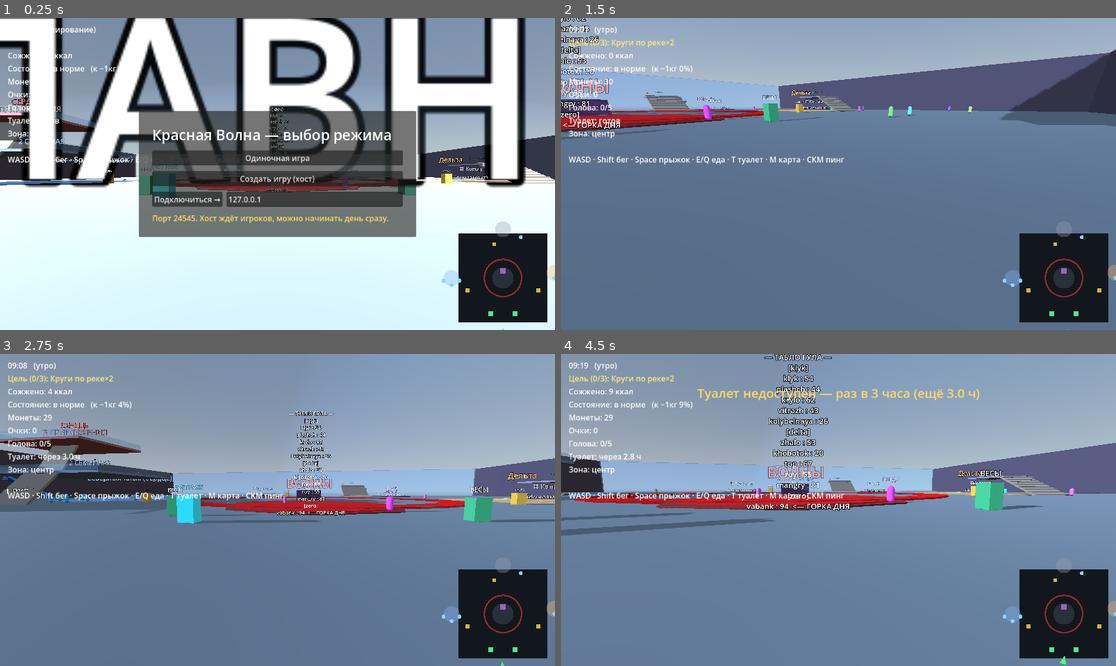
Above: before the commit, frames 1-4 (two rows, left to right).
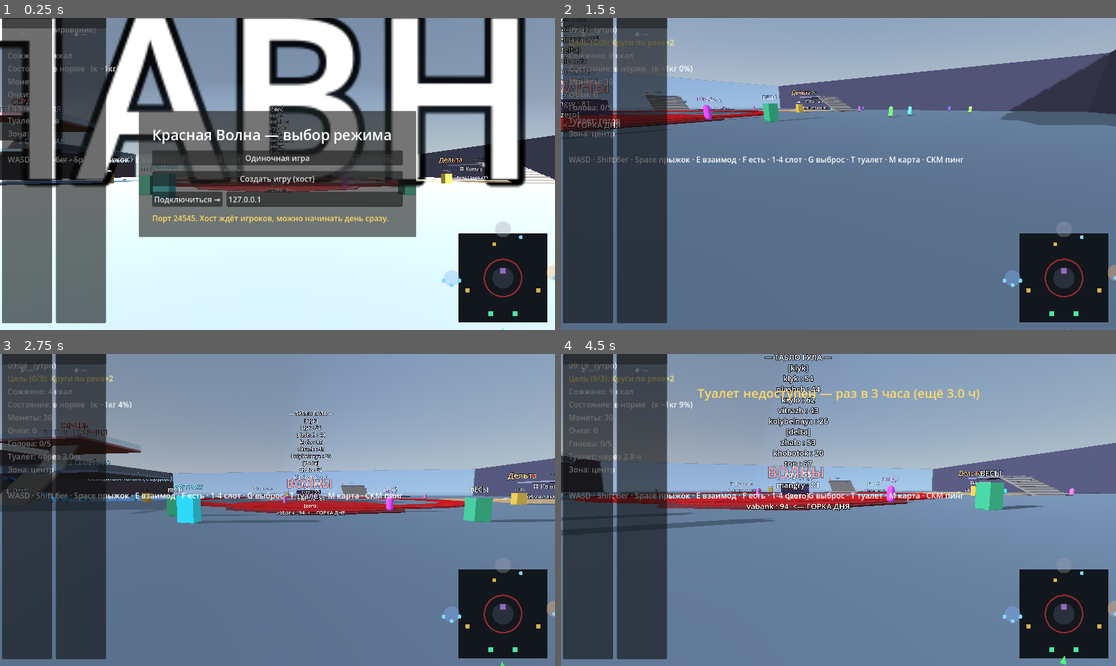
Above: after the commit, the same moments.

Repository: evangelipeep/Red-Wave
Game: Godot game, scene res://world/ParkGreybox.tscn
Same seed, same stepped clock (60 frames per second), same inputs: the game is played once before the commit and once after it. The project has no main scene, so this scene is started directly.
Inputs (mouse positions are in pixels of both pictures, inside the frame that each line leads up to):
- Up to frame 1 (0.25 s): no input
- Up to frame 2 (1.5 s): click "Одиночная игра" at 0.5 s; tap Enter (ui_accept) at 1.25 s; drag from (1066, 276) to (894, 105) at 1.27 s
- Up to frame 3 (2.75 s): move the mouse to (249, 510) at 2.02 s; hold W (move_forward) from 2.03 s (still down); tap E (eat_snack, bound only before the commit) at 2.1 s; tap Space (jump) at 2.27, 2.57 s; tap T (toilet) at 2.3 s
- Up to frame 4 (4.5 s): keep holding W (move_forward); move the mouse to (849, 503) at 2.77 s; hold T (toilet) 2.78-3.53 s; tap F (eat_food, bound only after the commit) at 3.05, 3.6 s; move the mouse to (832, 516) at 3.52 s; click (832, 516) at 3.67 s; tap Space (jump) at 3.77, 4.07 s; tap 1 (inv_1, bound only after the commit) at 3.8 s; move the mouse to (877, 513) at 4.27 s; hold 1 (inv_1, bound only after the commit) from 4.28 s (still down)

The runs differ from the first frame. In frame 1, 16% of the frame differs, in the area x 0-20%, y 0-98%; in frame 2, 18%, in the area x 0-73%, y 0-98%; in frame 3, 17%; in frame 4, 18%.

Commit message:
feat(food): этап 1 — данные фуд-корта, бафы, инвентарь, ввод/HUD
FoodMenu (5 лавок, блюда, цены, эффекты, цвета) и PlayerBuffs (бафы от
еды в игровых минутах: кофеин ×2, тяжесть ×0.8, суп ×1.5 кал, остро —
туалет без кулдауна). RunState: pending_orders/trays(≤4)/selected_slot
+ хелперы (заказ→пищалка→поднос→еда только в зоне фуд-корта→дроп/мусор).
WeightSystem.eat(kg) + множитель калорий/туалет от бафов. Старый
eat E/Q убран; ввод: E взаимод, F есть, 1-4 слот, G выброс; скорость
×buff. Квест food «в 3 зонах» → «в 3 разных лавках» (QuestTracker/Gen).
HUD: бар инвентаря (4 слота), пищалки (до 5), строка активных бафов.

Co-Authored-By: Claude Opus 4.8 <noreply@anthropic.com>

Diff:
--- a/autoload/EventBus.gd
+++ b/autoload/EventBus.gd
@@ -17,10 +17,12 @@
 signal quest_progress(player_id: int, quest_id: String, done: bool)
 signal ping_made(player_id: int, world_pos: Vector3, context: String)
 signal toast(message: String)                               # всплывающее уведомление в HUD
-signal food_eaten(zone: String)                             # поел в зоне (для квеста «еда в 3 зонах»)
+signal food_eaten(stall_id: String)                         # поел блюдо из лавки фуд-корта (квест «еда в 3 лавках»)
 signal score_changed(player_id: int, score: int)
 signal queue_update(slide_id: String, seconds_left: float, active: bool)   # очередь на горке
 signal map_opened(open: bool)                               # открыта/закрыта карта M (без паузы)
 signal guard_alert(level: int)                              # игрок нарушил очередь — охранник реагирует
 signal run_block_changed(blocked: bool)                     # блокировка бега (наказание)
+signal interact_pressed()                                   # игрок нажал E (заказ/забор/подбор еды)
+signal throw_food_pressed()                                 # игрок нажал G (выброс активного подноса)
 @warning_ignore_restore("unused_signal")
--- /dev/null
+++ b/autoload/PlayerBuffs.gd
@@ -0,0 +1,79 @@
+extends Node
+## Автолоад: временные эффекты от еды (локальные для игрока — как голова/вес).
+## Длительность — в ИГРОВЫХ минутах, переводится в долю дня (день = 12 игр.часов,
+## ср. туалет: 3 ч = 0.25 дня). Таймеры чистятся по Clock.day_fraction.
+##
+## Эффекты лавок (см. data/food_menu.gd):
+##   caffeine — скорость ×2 (кофейня)        heavy   — скорость ×0.8 (фастфуд, «тяжесть»)
+##   hotsoup  — сжигание калорий ×1.5 (азия)  spicy   — следующий туалет без кулдауна (мексика)
+##   light    — лёгкая еда (механика в kg блюда; таймера нет)
+
+const GAME_HOURS_PER_DAY: float = 12.0
+const SPEED_MULT := {"caffeine": 2.0, "heavy": 0.8}
+const CAL_MULT := {"hotsoup": 1.5}
+
+var _timed: Dictionary = {}      # effect_id -> доля дня, когда истекает
+var _toilet_skip: bool = false   # «остро»: один туалет без кулдауна
+
+func _ready() -> void:
+	EventBus.run_started.connect(reset)
+	EventBus.run_planning_started.connect(reset)
+
+func reset() -> void:
+	_timed.clear()
+	_toilet_skip = false
+
+# Применить эффект лавки. minutes>0 — таймер; spicy — разовый флаг; light — без эффекта тут.
+func apply_effect(effect: String, minutes: float) -> void:
+	match effect:
+		"spicy":
+			_toilet_skip = true
+		"light":
+			pass   # «лёгкость» уже заложена в малый kg блюда
+		_:
+			if minutes > 0.0:
+				var frac: float = minutes / (GAME_HOURS_PER_DAY * 60.0)
+				_timed[effect] = Clock.day_fraction + frac
+
+func _process(_delta: float) -> void:
+	if _timed.is_empty():
+		return
+	var t := Clock.day_fraction
+	for k in _timed.keys():
+		if float(_timed[k]) <= t:
+			_timed.erase(k)
+
+func is_active(effect: String) -> bool:
+	return _timed.has(effect)
+
+# Множитель скорости передвижения от активных эффектов (для PlayerController).
+func move_speed_mult() -> float:
+	var m := 1.0
+	for e in _timed:
+		m *= float(SPEED_MULT.get(e, 1.0))
+	return m
+
+# Множитель сжигания калорий (для WeightSystem.burn).
+func calorie_mult() -> float:
+	var m := 1.0
+	for e in _timed:
+		m *= float(CAL_MULT.get(e, 1.0))
+	return m
+
+# Разовый «без кулдауна туалета» (мексика). true — если был доступен и потрачен.
+func consume_toilet_skip() -> bool:
+	if _toilet_skip:
+		_toilet_skip = false
+		return true
+	return false
+
+# Для HUD: активные эффекты с остатком в игровых минутах (min<0 — разовый).
+func active_list() -> Array:
+	var r: Array = []
+	var t := Clock.day_fraction
+	for e in _timed:
+		var mins: float = (float(_timed[e]) - t) * GAME_HOURS_PER_DAY * 60.0
+		r.append({"id": e, "min": maxf(mins, 0.0)})
+	if _toilet_skip:
+		r.append({"id": "spicy", "min": -1.0})
+	return r
--- a/autoload/RunState.gd
+++ b/autoload/RunState.gd
@@ -23,6 +23,14 @@
 var offenses: int = 0                 # нарушений очереди (прыжки без очереди)
 var run_blocked: bool = false         # бег заблокирован охраной (наказание)
 var queue_jump_banned: bool = false   # после 2 нарушений — прыгать без очереди вообще нельзя
+
+# --- Фуд-корт (этап 1) ---
+var in_food_court: bool = false       # игрок внутри зоны фуд-корта (FoodCourtZone)
+var pending_orders: Array = []        # выданные пищалки {stall_id, color, ready_at, dishes:[]}
+var trays: Array = []                 # забранные подносы (≤4) {stall_id, color, dishes:[]}
+var selected_slot: int = -1           # активный слот подноса (для еды/рук/выброса)
+
+const MAX_TRAYS := 4
 var _legit_rides_since_block: int = 0
 var _zones_visited: Dictionary = {}  # для бонуса «первопроходец зоны»
 var _dizzy_decay_accum: float = 0.0
@@ -55,6 +63,10 @@
 	offenses = 0
 	run_blocked = false
 	queue_jump_banned = false
+	in_food_court = false
+	pending_orders.clear()
+	trays.clear()
+	selected_slot = -1
 	_legit_rides_since_block = 0
 	_zones_visited.clear()
 	EventBus.dizziness_changed.emit(Net.local_id(), dizziness)
@@ -150,22 +162,97 @@
 	var info: Dictionary = Slides.SLIDES.get(slide_id, {})
 	add_dizziness(int(info.get("dizzy", 0)))
 
-# Снек: +1 кг, −1 голова, 1 монета (GDD §5).
-func try_eat_snack() -> bool:
-	if coins < 1:
+# =========================================================================
+#  Фуд-корт: заказы (пищалки) → подносы (инвентарь ≤4) → еда в зоне (этап 1).
+#  Логику лавок/очереди/готовки добавит StallPOI (этап 3); тут — данные и правила.
+# =========================================================================
+
+func can_take_tray() -> bool:
+	return trays.size() < MAX_TRAYS
+
+# Оформлен заказ в лавке: выдаём пищалку. ready_at — доля дня готовности.
+func add_pending_order(stall_id: String, ready_at: float, dishes: Array) -> void:
+	pending_orders.append({
+		"stall_id": stall_id,
+		"color": FoodMenu.stall_color(stall_id),
+		"ready_at": ready_at,
+		"dishes": dishes.duplicate(true),
+	})
+	EventBus.toast.emit("Заказ принят (%s) — ждите пищалку." % FoodMenu.stall_name(stall_id))
+
+func order_is_ready(order: Dictionary) -> bool:
+	return Clock.day_fraction >= float(order.get("ready_at", 1.0))
+
+# Есть ли готовый, но не забранный заказ этой лавки.
+func has_ready_order(stall_id: String) -> bool:
+	for o in pending_orders:
+		if o["stall_id"] == stall_id and order_is_ready(o):
+			return true
+	return false
+
+# Забрать готовый заказ лавки в поднос (в зоне выдачи). false — нет места/нет готового.
+func collect_order(stall_id: String) -> bool:
+	for i in pending_orders.size():
+		var o: Dictionary = pending_orders[i]
+		if o["stall_id"] != stall_id or not order_is_ready(o):
+			continue
+		if not can_take_tray():
+			EventBus.toast.emit("Нет места в инвентаре — доешьте или выбросите поднос.")
+			return false
+		trays.append({"stall_id": stall_id, "color": o["color"], "dishes": o["dishes"]})
+		pending_orders.remove_at(i)
+		if selected_slot < 0:
+			selected_slot = trays.size() - 1
+		EventBus.toast.emit("Поднос получен: %s" % FoodMenu.stall_name(stall_id))
+		return true
+	return false
+
+func select_slot(i: int) -> void:
+	if i >= 0 and i < trays.size():
+		selected_slot = i
+
+# Съесть одно блюдо из подноса (только в зоне фуд-корта). Опустевший поднос убираем.
+func eat_from_slot(i: int) -> bool:
+	if i < 0 or i >= trays.size():
 		return false
-	coins -= 1
-	WeightSystem.eat_snack()
-	add_dizziness(-1)
-	EventBus.food_eaten.emit(current_zone)
+	if not in_food_court:
+		EventBus.toast.emit("Есть можно только на фуд-корте.")
+		return false
+	var tray: Dictionary = trays[i]
+	var tray_dishes: Array = tray["dishes"]
+	if tray_dishes.is_empty():
+		return false
+	var dish: Dictionary = tray_dishes.pop_back()
+	var stall_id: String = tray["stall_id"]
+	WeightSystem.eat(float(dish.get("kg", 1.0)))
+	add_dizziness(int(dish.get("dizzy", 0)))
+	var stall: Dictionary = FoodMenu.stall(stall_id)
+	PlayerBuffs.apply_effect(str(stall.get("effect", "")), float(stall.get("effect_min", 0.0)))
+	EventBus.food_eaten.emit(stall_id)
+	EventBus.toast.emit("Съедено: %s" % str(dish.get("name", "блюдо")))
+	if tray_dishes.is_empty():
+		trays.remove_at(i)
+		_fix_selected()
 	return true
 
-# Блюдо: +2 кг, −3 голова, 2 монеты.
-func try_eat_meal() -> bool:
-	if coins < 2:
-		return false
-	coins -= 2
-	WeightSystem.eat_meal()
-	add_dizziness(-3)
-	EventBus.food_eaten.emit(current_zone)
-	return true
+# Выбросить поднос на землю (другой игрок сможет подобрать). Возвращает данные подноса.
+func drop_tray(i: int) -> Dictionary:
+	if i < 0 or i >= trays.size():
+		return {}
+	var tray: Dictionary = trays[i]
+	trays.remove_at(i)
+	_fix_selected()
+	return tray
+
+# Выбросить поднос в мусорку (уничтожить).
+func trash_tray(i: int) -> void:
+	if i < 0 or i >= trays.size():
+		return
+	trays.remove_at(i)
+	_fix_selected()
+
+func _fix_selected() -> void:
+	if trays.is_empty():
+		selected_slot = -1
+	else:
+		selected_slot = clampi(selected_slot, 0, trays.size() - 1)
--- a/autoload/WeightSystem.gd
+++ b/autoload/WeightSystem.gd
@@ -34,11 +34,9 @@
 func can_ride_extreme() -> bool:
 	return not _extreme_locked
 
-func eat_snack() -> void:
-	_set_kg(kg + GameConstants.SNACK_KG)
-
-func eat_meal() -> void:
-	_set_kg(kg + GameConstants.MEAL_KG)
+# Съесть блюдо: добавить его вес (kg задаётся блюдом в data/food_menu.gd).
+func eat(kg_amount: float) -> void:
+	_set_kg(kg + kg_amount)
 
 # --- Туалет с кулдауном (раз в 3 игровых часа). ---
 func can_toilet() -> bool:
@@ -46,7 +44,8 @@
 		or (Clock.day_fraction - _last_toilet_frac) >= GameConstants.TOILET_COOLDOWN_FRAC
 
 func toilet() -> bool:
-	if not can_toilet():
+	# «Остро» (мексика) — один поход без кулдауна.
+	if not can_toilet() and not PlayerBuffs.consume_toilet_skip():
 		return false
 	_last_toilet_frac = Clock.day_fraction
 	_set_kg(kg + GameConstants.TOILET_KG)
@@ -62,6 +61,7 @@
 func burn(calories: float) -> void:
 	if calories <= 0.0:
 		return
+	calories *= PlayerBuffs.calorie_mult()   # «горячий суп» (азия) ускоряет сжигание
 	calories_burned += calories
 	_kg_accum += calories
 	while _kg_accum >= GameConstants.CAL_PER_KG:
--- /dev/null
+++ b/data/food_menu.gd
@@ -0,0 +1,84 @@
+extends Node
+## Справочник фуд-корта: 5 лавок, их блюда, цены, эффекты, цвета.
+## Аналог data/slides.gd — статический словарь (позже можно вынести в .tres).
+##
+## Лавка: id, name, color (корпус + цвет пищалки-трекера), effect (id бафа из
+##   PlayerBuffs), effect_min (длительность бафа в ИГРОВЫХ минутах; 0 = разовый/без таймера),
+##   dishes[] {id, name, price (монеты), kg (+вес), dizzy (Δголовы, минус = снимает)}.
+
+const STALL_ORDER: Array[String] = ["fastfood", "mex", "asia", "veg", "coffee"]
+
+const STALLS: Dictionary = {
+	"fastfood": {
+		"name": "Фастфуд",
+		"color": Color(0.88, 0.24, 0.20),    # красный
+		"effect": "heavy", "effect_min": 30.0,   # тяжесть: скорость ×0.8
+		"dishes": [
+			{"id": "fries",      "name": "Картошка фри",      "price": 2, "kg": 1.5, "dizzy": -2},
+			{"id": "cheese",     "name": "Чизбургер",         "price": 2, "kg": 2.0, "dizzy": -3},
+			{"id": "double",     "name": "Двойной чизбургер", "price": 4, "kg": 3.0, "dizzy": -4},
+			{"id": "soda",       "name": "Газировка",         "price": 2, "kg": 0.5, "dizzy": -1},
+		],
+	},
+	"mex": {
+		"name": "Мексика",
+		"color": Color(0.30, 0.70, 0.35),    # зелёный
+		"effect": "spicy", "effect_min": 0.0,    # остро: следующий туалет без кулдауна
+		"dishes": [
+			{"id": "burrito",    "name": "Буррито",        "price": 2, "kg": 1.5, "dizzy": -2},
+			{"id": "taco",       "name": "Тако",           "price": 1, "kg": 1.0, "dizzy": -1},
+			{"id": "tomato_jc",  "name": "Томатный сок",   "price": 1, "kg": 0.3, "dizzy": -1},
+		],
+	},
+	"asia": {
+		"name": "Азия",
+		"color": Color(0.92, 0.80, 0.20),    # жёлтый
+		"effect": "hotsoup", "effect_min": 30.0, # горячий суп: сжигание калорий ×1.5
+		"dishes": [
+			{"id": "tom_yam",    "name": "Том ям",  "price": 5, "kg": 1.0, "dizzy": -3},
+			{"id": "ramen",      "name": "Рамен",   "price": 4, "kg": 1.5, "dizzy": -3},
+		],
+	},
+	"veg": {
+		"name": "Овощи",
+		"color": Color(0.30, 0.55, 0.92),    # синий
+		"effect": "light", "effect_min": 0.0,    # лёгкая еда: почти без веса
+		"dishes": [
+			{"id": "salad",      "name": "Салат томат-огурец", "price": 1, "kg": 0.25, "dizzy": -1},
+			{"id": "tomato",     "name": "Помидор",            "price": 1, "kg": 0.25, "dizzy": -1},
+		],
+	},
+	"coffee": {
+		"name": "Кофейня",
+		"color": Color(0.58, 0.36, 0.76),    # фиолетовый
+		"effect": "caffeine", "effect_min": 10.0, # кофеин: скорость ×2
+		"dishes": [
+			{"id": "bubble_tea", "name": "Бабл-ти с кофе", "price": 5, "kg": 0.5, "dizzy": 0},
+			{"id": "bumble",     "name": "Бамбл-кофе",     "price": 5, "kg": 0.3, "dizzy": 0},
+			{"id": "esp_tonic",  "name": "Эспрессо-тоник", "price": 5, "kg": 0.2, "dizzy": 0},
+			{"id": "matcha",     "name": "Мачча-латте",    "price": 4, "kg": 0.4, "dizzy": 0},
+		],
+	},
+}
+
+func ids() -> Array:
+	return STALL_ORDER
+
+func stall(stall_id: String) -> Dictionary:
+	return STALLS.get(stall_id, {})
+
+func stall_name(stall_id: String) -> String:
+	return str(STALLS.get(stall_id, {}).get("name", stall_id))
+
+func stall_color(stall_id: String) -> Color:
+	return STALLS.get(stall_id, {}).get("color", Color.WHITE)
+
+func dishes(stall_id: String) -> Array:
+	return STALLS.get(stall_id, {}).get("dishes", [])
+
+# Описание блюда по id лавки и id блюда (или пустой словарь).
+func dish(stall_id: String, dish_id: String) -> Dictionary:
+	for d in dishes(stall_id):
+		if d["id"] == dish_id:
+			return d
+	return {}
--- a/player/PlayerController.gd
+++ b/player/PlayerController.gd
@@ -100,17 +100,38 @@
 		Input.mouse_mode = Input.MOUSE_MODE_VISIBLE \
 			if Input.mouse_mode == Input.MOUSE_MODE_CAPTURED \
 			else Input.MOUSE_MODE_CAPTURED
-	# Еда/туалет (меняют вес → скорость спуска, брызги, лок экстрима).
-	elif event.is_action_pressed("eat_snack"):
-		RunState.try_eat_snack()
-	elif event.is_action_pressed("eat_meal"):
-		RunState.try_eat_meal()
+	# --- Фуд-корт: инвентарь подносов, еда, взаимодействие ---
+	elif event.is_action_pressed("inv_1"):
+		RunState.select_slot(0)
+	elif event.is_action_pressed("inv_2"):
+		RunState.select_slot(1)
+	elif event.is_action_pressed("inv_3"):
+		RunState.select_slot(2)
+	elif event.is_action_pressed("inv_4"):
+		RunState.select_slot(3)
+	elif event.is_action_pressed("eat_food"):
+		RunState.eat_from_slot(RunState.selected_slot)
+	elif event.is_action_pressed("interact"):
+		_interact()
+	elif event.is_action_pressed("throw_food"):
+		_throw_food()
 	elif event.is_action_pressed("toilet"):
 		if not WeightSystem.toilet():
 			EventBus.toast.emit("Туалет недоступен — раз в 3 часа (ещё %.1f ч)"
 				% WeightSystem.toilet_ready_in_hours())
 	elif event.is_action_pressed("ping"):
 		_do_ping()
+
+# Взаимодействие (E): заказать/забрать у лавки, подобрать выброшенную еду.
+# Логику лавок/еды подключит этап 3 (StallPOI/выброшенная еда сами слушают присутствие).
+func _interact() -> void:
+	EventBus.interact_pressed.emit()
+
+# Выброс выбранного подноса (G): у мусорки — с подтверждением (этап 3), иначе уронить на пол.
+func _throw_food() -> void:
+	if RunState.selected_slot < 0:
+		return
+	EventBus.throw_food_pressed.emit()
 
 func _physics_process(delta: float) -> void:
 	if _ping_cd > 0.0:
@@ -136,6 +157,7 @@
 	var moving := input != Vector2.ZERO
 	var sprinting := Input.is_action_pressed("sprint") and moving and not RunState.run_blocked
 	var target_speed := sprint_speed if sprinting else walk_speed
+	target_speed *= PlayerBuffs.move_speed_mult()   # кофеин ×2 / тяжесть ×0.8 (еда)
 	var accel := ground_accel if is_on_floor() else air_accel
 
 	var horiz := Vector3(velocity.x, 0.0, velocity.z)
@@ -314,8 +336,14 @@
 	_add_key("jump", KEY_SPACE)
 	_add_key("sprint", KEY_SHIFT)
 	_add_key("swim_down", KEY_CTRL)
-	_add_key("eat_snack", KEY_E)
-	_add_key("eat_meal", KEY_Q)
+	# Фуд-корт: взаимодействие/еда/инвентарь
+	_add_key("interact", KEY_E)      # заказать у лавки / забрать / подобрать
+	_add_key("eat_food", KEY_F)      # съесть блюдо из активного слота
+	_add_key("throw_food", KEY_G)    # выбросить активный поднос
+	_add_key("inv_1", KEY_1)
+	_add_key("inv_2", KEY_2)
+	_add_key("inv_3", KEY_3)
+	_add_key("inv_4", KEY_4)
 	_add_key("toilet", KEY_T)
 	_add_key("map", KEY_M)
 	_add_mouse("ping", MOUSE_BUTTON_MIDDLE)
--- a/project.godot
+++ b/project.godot
@@ -21,10 +21,12 @@
 Clock="*res://autoload/Clock.gd"
 Hype="*res://autoload/Hype.gd"
 WeightSystem="*res://autoload/WeightSystem.gd"
+PlayerBuffs="*res://autoload/PlayerBuffs.gd"
 RunState="*res://autoload/RunState.gd"
 QuestTracker="*res://systems/quest/QuestTracker.gd"
 Net="*res://autoload/Net.gd"
 Slides="*res://data/slides.gd"
+FoodMenu="*res://data/food_menu.gd"
 QuestGenerator="*res://systems/quest/QuestGenerator.gd"
 
 [physics]
--- a/systems/quest/QuestGenerator.gd
+++ b/systems/quest/QuestGenerator.gd
@@ -71,8 +71,8 @@
 		A.append({"name":"Театры×%d"%k, "ep":3.0*k, "t":k*110.0, "fixed":true, "coin":0, "axis":"shows", "n":k})
 	# PHOTO_BARD
 	A.append({"name":"Фото с Бардом", "ep":3.0, "t":120.0, "fixed":false, "coin":0, "axis":"bard"})
-	# FOOD_ALL_ZONES
-	A.append({"name":"Еда в 3 зонах", "ep":3.0, "t":135.0, "fixed":false, "coin":3, "axis":"food"})
+	# FOOD_STALLS — поешь в 3 разных лавках фуд-корта
+	A.append({"name":"Поешь в 3 разных лавках", "ep":3.0, "t":135.0, "fixed":false, "coin":3, "axis":"food"})
 	# COLLECT_SOUVENIRS
 	A.append({"name":"Сувенир из каждой лавки", "ep":4.0, "t":135.0, "fixed":false, "coin":5, "axis":"shop"})
 	# WEIGHT_END_BELOW79 / EXTREME_AT
--- a/systems/quest/QuestTracker.gd
+++ b/systems/quest/QuestTracker.gd
@@ -15,7 +15,7 @@
 
 # Сырой трекинг за день.
 var _ride_counts: Dictionary = {}
-var _eaten_zones: Dictionary = {}
+var _eaten_stalls: Dictionary = {}   # в каких лавках фуд-корта поел (по stall_id)
 var _saw_dizzy_max: bool = false
 var _dizzy_cleared_in_time: bool = false
 var _weighthi_done: bool = false
@@ -65,7 +65,7 @@
 
 func _on_run_started() -> void:
 	_ride_counts.clear()
-	_eaten_zones.clear()
+	_eaten_stalls.clear()
 	_saw_dizzy_max = false
 	_dizzy_cleared_in_time = false
 	_weighthi_done = false
@@ -88,9 +88,9 @@
 		_weighthi_done = true
 	_reevaluate(true)
 
-func _on_food(zone: String) -> void:
-	if zone != "":
-		_eaten_zones[zone] = true
+func _on_food(stall_id: String) -> void:
+	if stall_id != "":
+		_eaten_stalls[stall_id] = true
 	_reevaluate(true)
 
 func _on_dizzy(_pid: int, level: int) -> void:
@@ -171,7 +171,7 @@
 			var z := str(a.get("zone", ""))
 			return Vector2i(_zone_ridden_count(z), Slides.in_zone(z).size())
 		"food":
-			return Vector2i(mini(_eaten_zones.size(), 3), 3)
+			return Vector2i(mini(_eaten_stalls.size(), 3), 3)
 		"shop":
 			return Vector2i(mini(RunState.souvenirs.size(), 3), 3)
 		"laps":
@@ -218,7 +218,7 @@
 		"diffsens":
 			return _distinct_sensations() >= n
 		"food":
-			return _eaten_zones.size() >= 3
+			return _eaten_stalls.size() >= 3
 		"shop":
 			return RunState.souvenirs.size() >= 3
 		"bard":
--- a/ui/HUD.gd
+++ b/ui/HUD.gd
@@ -19,11 +19,17 @@
 var _toast_time: float = 0.0
 var _queue_text: String = ""
 
+# Фуд-корт UI (строится в коде): слоты инвентаря, пищалки, строка бафов.
+var _slots: Array = []        # [{panel, swatch, label}] ×4
+var _buzz: Array = []         # [{chip, dot, label}] ×5
+var _buffs_label: Label
+
 func _ready() -> void:
 	_toast.text = ""
-	_hint.text = "WASD · Shift бег · Space прыжок · E/Q еда · T туалет · M карта · СКМ пинг"
+	_hint.text = "WASD · Shift бег · Space прыжок · E взаимод · F есть · 1-4 слот · G выброс · T туалет · M карта · СКМ пинг"
 	EventBus.toast.connect(_on_toast)
 	EventBus.queue_update.connect(_on_queue)
+	_build_food_ui()
 
 func _on_queue(_slide_id: String, ahead: float, active: bool) -> void:
 	if not active:
@@ -55,6 +61,8 @@
 	else:
 		_queue.text = ""
 
+	_update_food_ui()
+
 	if _toast_time > 0.0:
 		_toast_time -= delta
 		if _toast_time <= 0.0:
@@ -102,3 +110,97 @@
 		"evening": return "вечер"
 		"finale": return "финал"
 		_: return "планирование"
+
+# --- Фуд-корт: бар инвентаря (4 слота), пищалки (до 5), строка бафов. ---
+func _build_food_ui() -> void:
+	var inv := HBoxContainer.new()
+	add_child(inv)
+	inv.set_anchors_preset(Control.PRESET_CENTER_BOTTOM)
+	inv.grow_horizontal = Control.GROW_DIRECTION_BOTH
+	inv.grow_vertical = Control.GROW_DIRECTION_BEGIN
+	inv.offset_bottom = -14
+	inv.add_theme_constant_override("separation", 8)
+	for i in 4:
+		var p := PanelContainer.new()
+		p.custom_minimum_size = Vector2(104, 60)
+		inv.add_child(p)
+		var v := VBoxContainer.new()
+		v.add_theme_constant_override("separation", 2)
+		p.add_child(v)
+		var sw := ColorRect.new()
+		sw.custom_minimum_size = Vector2(0, 22)
+		v.add_child(sw)
+		var lb := Label.new()
+		lb.horizontal_alignment = HORIZONTAL_ALIGNMENT_CENTER
+		lb.add_theme_font_size_override("font_size", 13)
+		v.add_child(lb)
+		_slots.append({"panel": p, "swatch": sw, "label": lb})
+
+	var buzz := HBoxContainer.new()
+	add_child(buzz)
+	buzz.set_anchors_preset(Control.PRESET_CENTER_BOTTOM)
+	buzz.grow_horizontal = Control.GROW_DIRECTION_BOTH
+	buzz.grow_vertical = Control.GROW_DIRECTION_BEGIN
+	buzz.offset_bottom = -82
+	buzz.add_theme_constant_override("separation", 6)
+	for i in 5:
+		var chip := PanelContainer.new()
+		chip.visible = false
+		buzz.add_child(chip)
+		var h := HBoxContainer.new()
+		h.add_theme_constant_override("separation", 4)
+		chip.add_child(h)
+		var dot := ColorRect.new()
+		dot.custom_minimum_size = Vector2(14, 14)
+		h.add_child(dot)
+		var lb := Label.new()
+		lb.add_theme_font_size_override("font_size", 13)
+		h.add_child(lb)
+		_buzz.append({"chip": chip, "dot": dot, "label": lb})
+
+	_buffs_label = Label.new()
+	_buffs_label.add_theme_font_size_override("font_size", 15)
+	_buffs_label.modulate = Color(0.6, 1.0, 0.8)
+	$VBox.add_child(_buffs_label)
+
+func _update_food_ui() -> void:
+	for i in 4:
+		var s: Dictionary = _slots[i]
+		if i < RunState.trays.size():
+			var tray: Dictionary = RunState.trays[i]
+			(s["swatch"] as ColorRect).color = tray["color"]
+			(s["label"] as Label).text = "%d· %s ×%d" % [
+				i + 1, FoodMenu.stall_name(tray["stall_id"]), (tray["dishes"] as Array).size()]
+			(s["panel"] as Control).modulate = Color(1, 1, 1) if i == RunState.selected_slot else Color(0.65, 0.65, 0.65)
+		else:
+			(s["swatch"] as ColorRect).color = Color(0.2, 0.2, 0.2, 0.5)
+			(s["label"] as Label).text = "%d· —" % (i + 1)
+			(s["panel"] as Control).modulate = Color(0.5, 0.5, 0.5)
+
+	for i in 5:
+		var b: Dictionary = _buzz[i]
+		if i < RunState.pending_orders.size():
+			var o: Dictionary = RunState.pending_orders[i]
+			(b["chip"] as Control).visible = true
+			(b["dot"] as ColorRect).color = o["color"]
+			var ready := RunState.order_is_ready(o)
+			var nm := FoodMenu.stall_name(o["stall_id"])
+			(b["label"] as Label).text = ("🔔 %s готов" % nm) if ready else ("%s… готовится" % nm)
+			(b["label"] as Label).modulate = Color(1, 0.9, 0.3) if ready else Color(0.8, 0.8, 0.8)
+		else:
+			(b["chip"] as Control).visible = false
+
+	var parts: Array = []
+	for e in PlayerBuffs.active_list():
+		parts.append(_buff_ru(e))
+	_buffs_label.text = ("Эффекты: " + ", ".join(parts)) if not parts.is_empty() else ""
+
+func _buff_ru(e: Dictionary) -> String:
+	var names := {
+		"caffeine": "Кофеин ×2", "heavy": "Тяжесть ×0.8",
+		"hotsoup": "Суп ×1.5 кал", "spicy": "Острое (туалет)",
+	}
+	var t := str(names.get(e["id"], e["id"]))
+	if float(e["min"]) > 0.0:
+		return "%s (%.0fм)" % [t, float(e["min"])]
+	return t
Not shown, added: autoload/PlayerBuffs.gd.uid
Not shown, added: data/food_menu.gd.uid
Not shown, added: ui/LobbyOverlay.gd.uid
